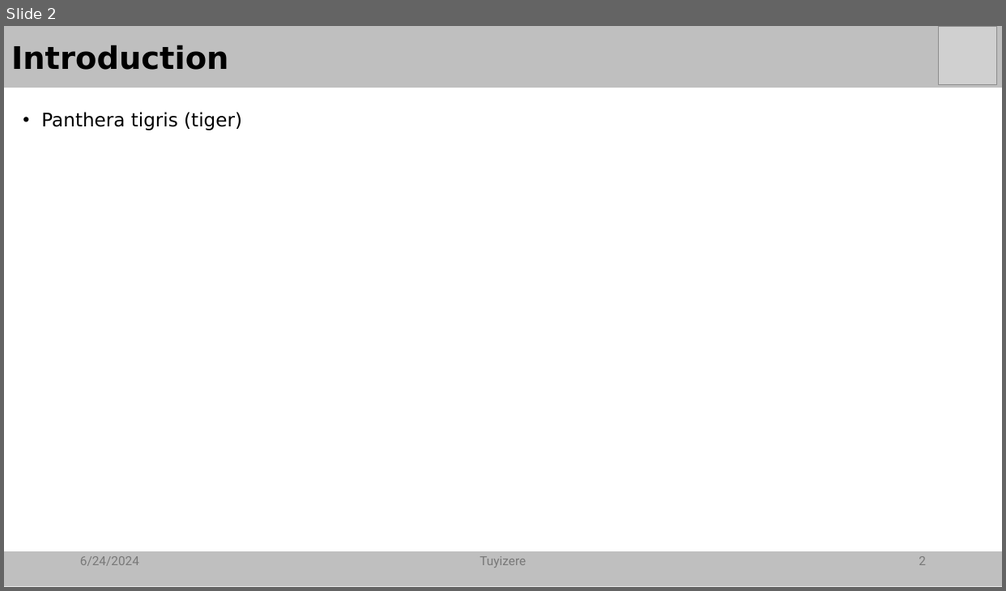
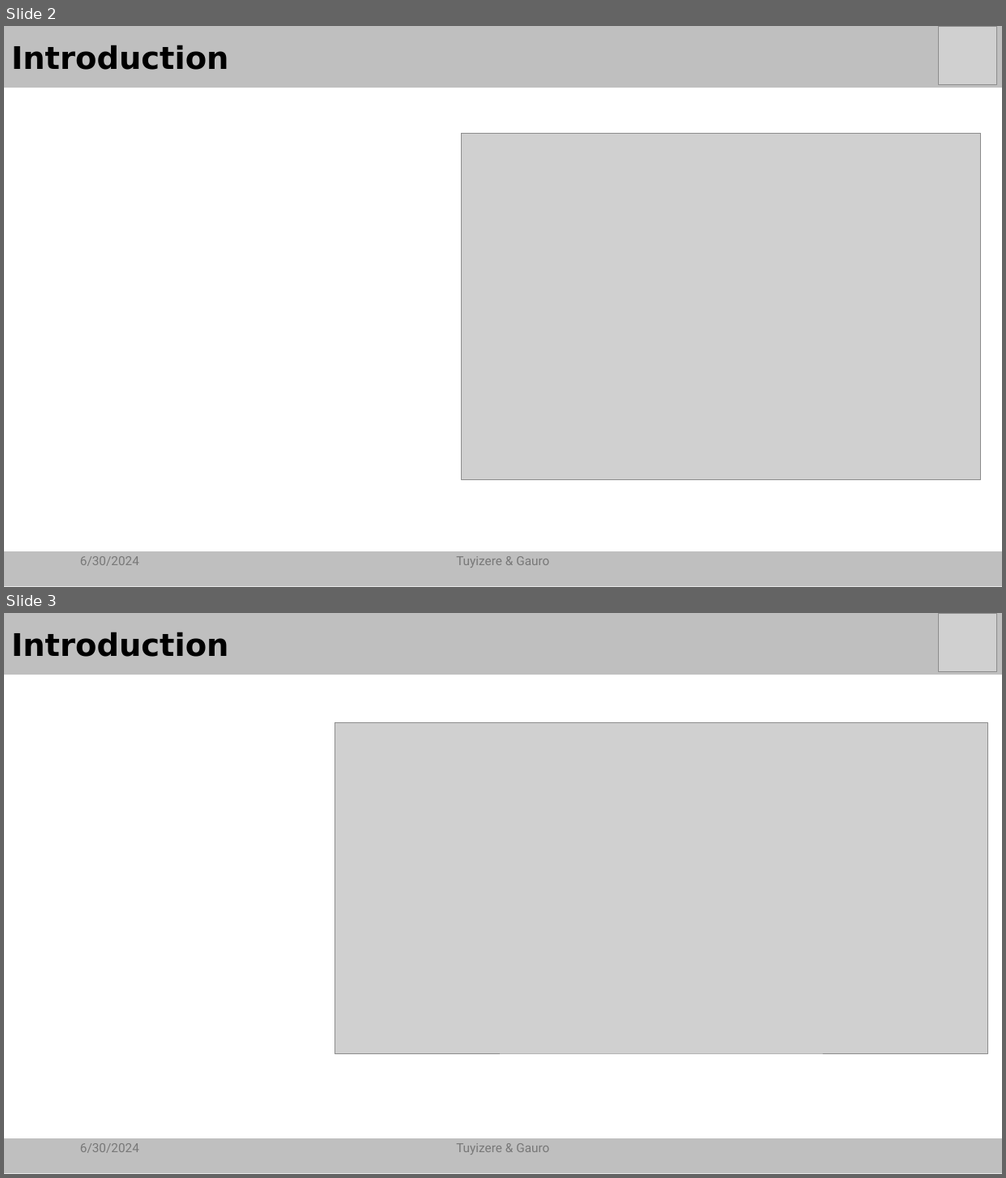
Before and after one commit to ReznaGauro/SDM_Panthera_tigris, a slide deck: Presentation/Panthera_tigris_modeling_in Nepal.pptm. Shown one above the other, each under a label of ours: slide 2 before the commit, slides 2 and 3 after it. The pictures are 1006x591 and 1006x1178 pixels, drawn with LibreOffice and Linux fonts; fonts in the diff are those of the drawing; grey boxes stand for pictures. Boxes give left, top, right and bottom in pixels: in the first picture for what was removed or moved away, otherwise in the second. Text is boxed around its words. In the diff, an @@ line names an element or a change of style, - is before the commit and + after.

```diff
--- a/Presentation/Panthera_tigris_modeling_in Nepal.pptm
+++ b/Presentation/Panthera_tigris_modeling_in Nepal.pptm
@@ slide 3 added at [4,613,1002,1174], background #FFFFFF @@
@@ rectangle added at [4,613,1002,675], fill #BFBFBF, 30 pt, text #000000, bold @@
+Introduction
@@ picture added at [939,613,997,671] @@
@@ picture added at [335,722,988,1054] @@
@@ rectangle added at [4,1139,1002,1174], fill #BFBFBF @@
@@ text added at [80,1144,139,1153], 12 pt, text #797979 @@
+6/30/2024
@@ text added at [456,1144,549,1155], 12 pt, text #797979 @@
+Tuyizere & Gauro
@@ slide 2 changed as well @@
@@ text removed at [41,112,242,130] @@
-• Panthera tigris (tiger)
@@ picture added at [462,134,981,480] @@
@@ text at [80,557,139,566]: text changed @@
-6/24/2024
+6/30/2024
@@ text at [456,557,549,568]: text changed @@
-Tuyizere
+Tuyizere & Gauro
@@ page number removed at [918,557,926,565] @@
-2
```
Also in this commit, not shown: 4 other slides changed, 1 other slide added, 1 other file.
